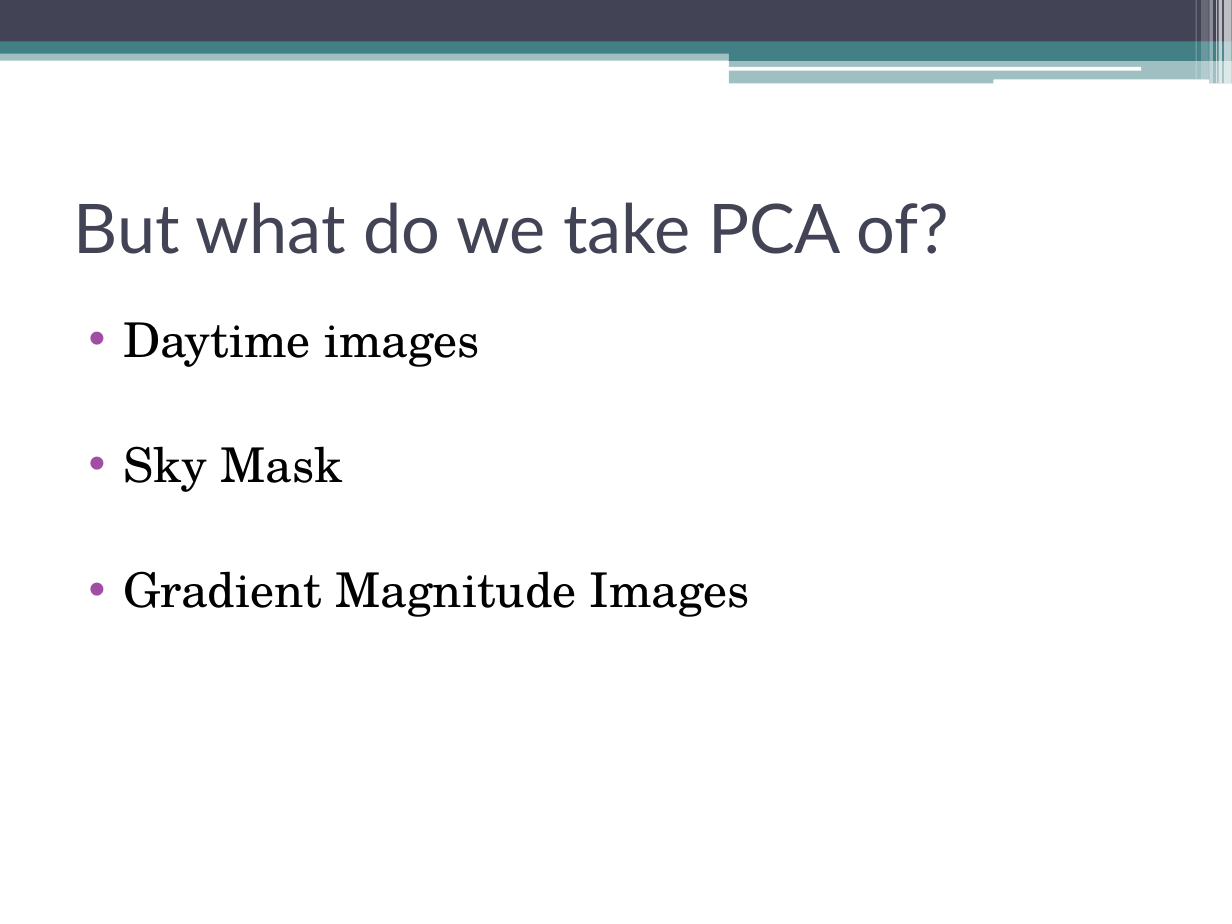
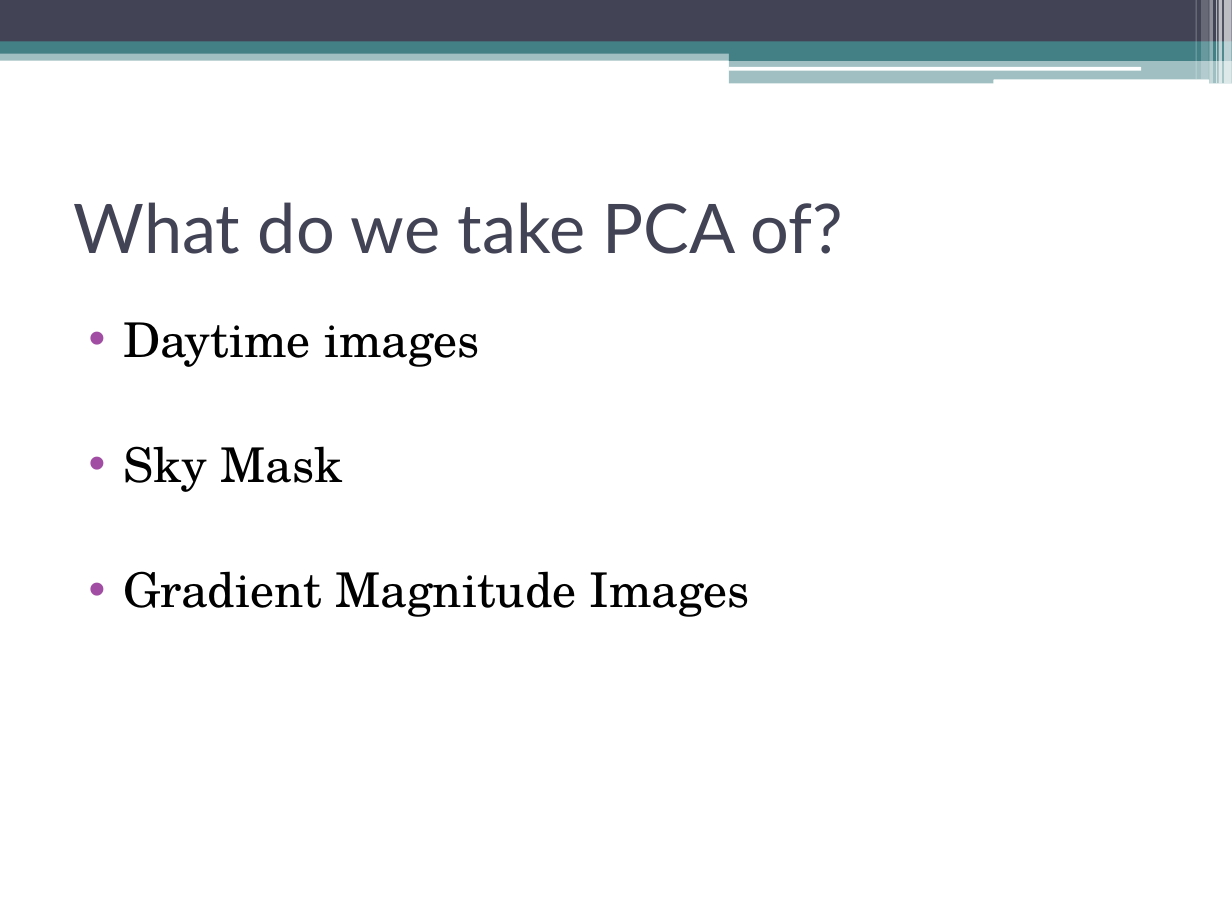
Before and after one commit to dyross/davidrossmastersproject, a slide deck: slide 14 of mastersProject/presentation/visualizationToolsForWebcams.pptx. Drawn at 1232x924 pixels with LibreOffice and Linux fonts; fonts in the diff are those of the drawing. Boxes give left, top, right and bottom in pixels: in the first picture for what was removed or moved away, otherwise in the second. Text is boxed around its words. In the diff, an @@ line names an element or a change of style, - is before the commit and + after.

```diff
--- a/mastersProject/presentation/visualizationToolsForWebcams.pptx
+++ b/mastersProject/presentation/visualizationToolsForWebcams.pptx
@@ title at (74,202,844,254): text changed @@
-But what do we take PCA of?
+What do we take PCA of?
```
Also in this commit, not shown: 3 other slides changed, 3 slides added.
